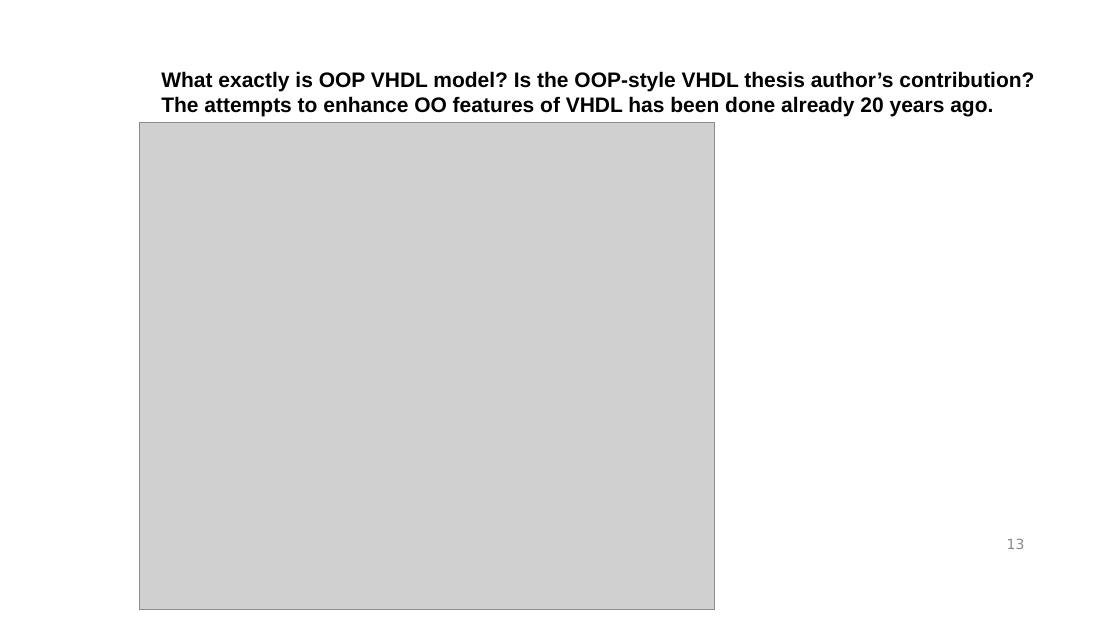
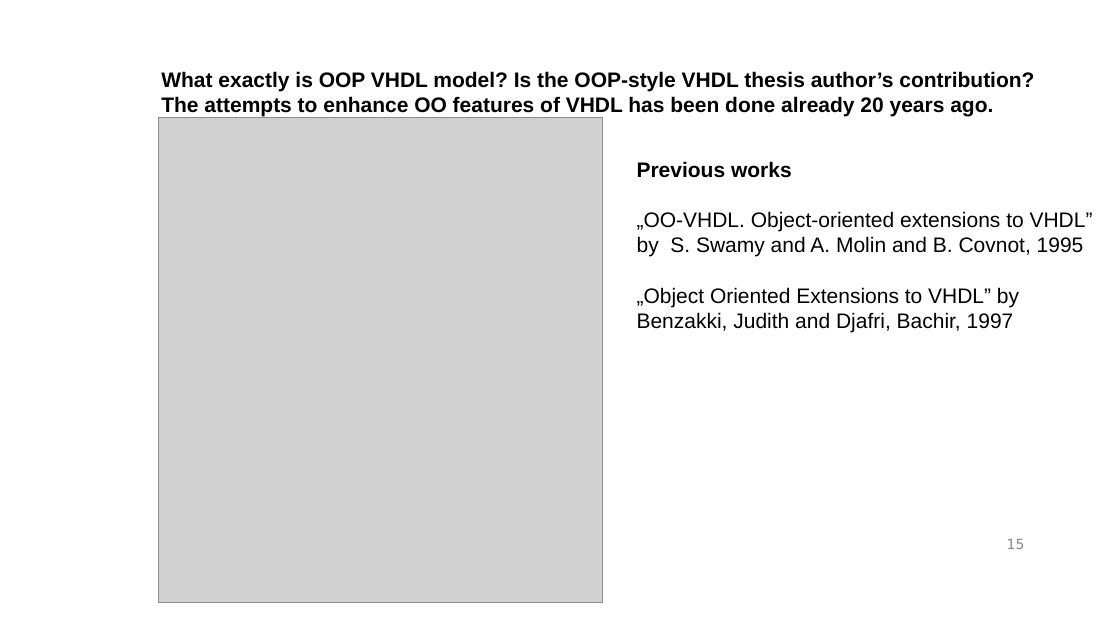
Before and after one commit to gasparka/thesis, a slide deck: slide 15 of presentation.odp (slide 13 before the commit). Drawn at 1120x630 pixels with LibreOffice and Linux fonts; fonts in the diff are those of the drawing; grey boxes stand for pictures; background and template pictures are left out. Boxes give left, top, right and bottom in pixels: in the first picture for what was removed or moved away, otherwise in the second. Text is boxed around its words. In the diff, an @@ line names an element or a change of style, - is before the commit and + after.

Commit message:
update presentation

```diff
--- a/presentation.odp
+++ b/presentation.odp
@@ picture: place and size @@
-picture at (139, 123, 714, 609)
+picture at (159, 118, 602, 602)
@@ text added at (637, 161, 1093, 332), 18 pt, text #000000 @@
+Previous works
+„OO-VHDL. Object-oriented extensions to VHDL” by S. Swamy and A. Molin and B. Covnot, 1995
+„Object Oriented Extensions to VHDL” by
+Benzakki, Judith and Djafri, Bachir, 1997
@@ page number at (1007, 539, 1025, 549): text changed @@
-13
+15
```
Also in this commit, not shown: 1 other slide changed, 4 slides added, 2 slides removed, 1 other file.
